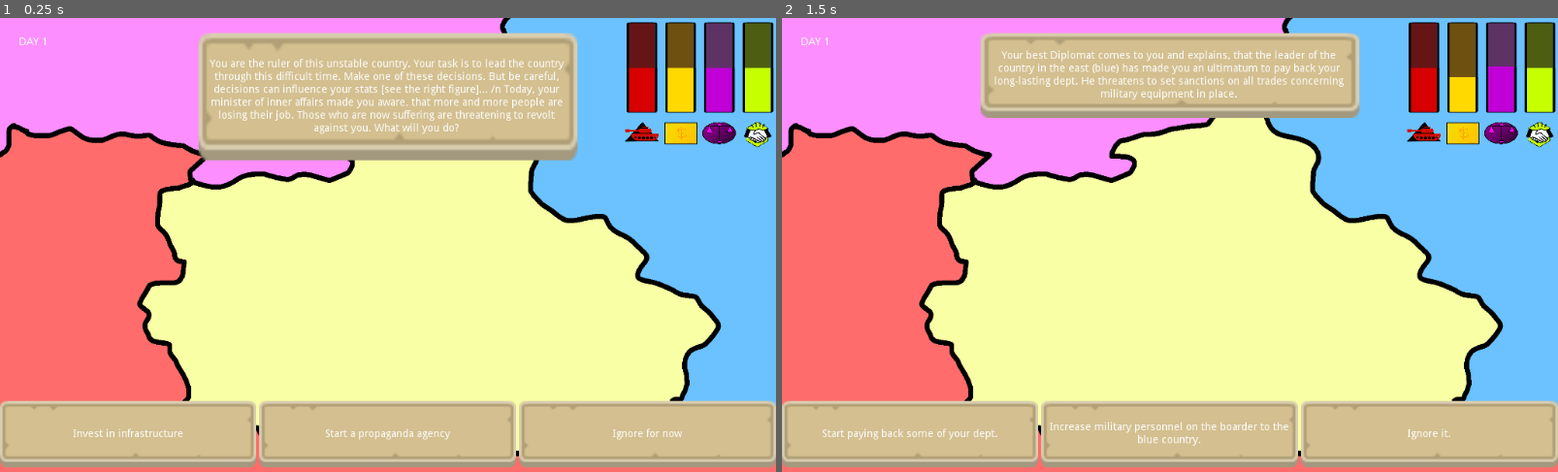
Above: before the commit, frames 1-2 (left to right).
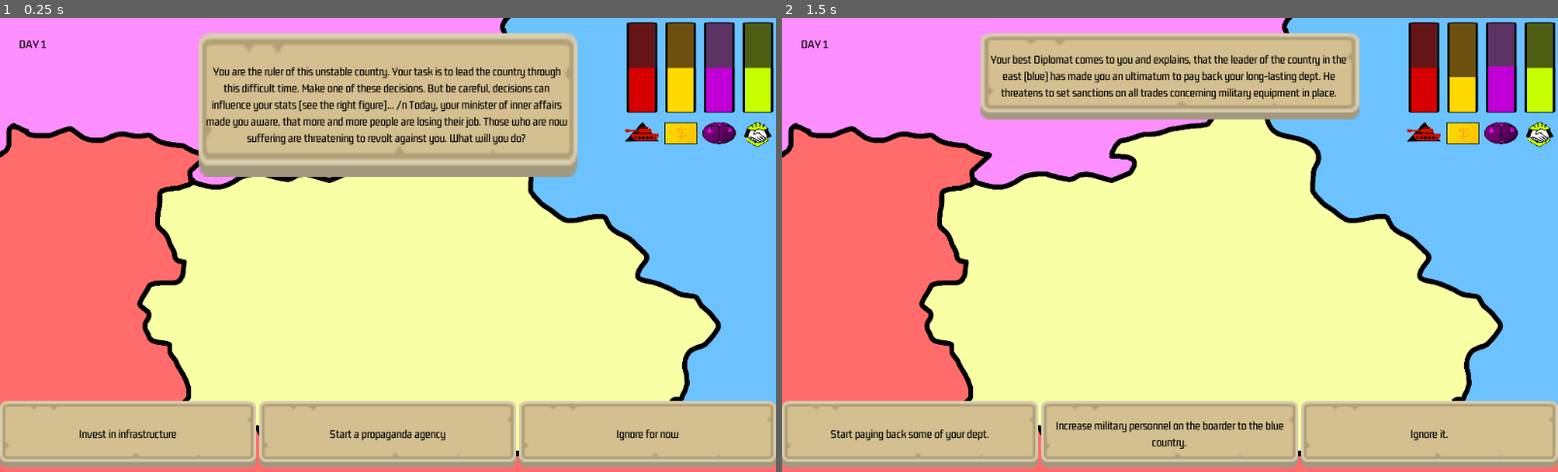
Above: after the commit, the same moments.

Repository: dsg-jam/LD49
Game: Godot game, scene res://scenes/overview.tscn
Two runs of this game, one before a commit and one after it. Both use one fixed random seed, a clock stepped at 60 frames per second and the inputs below.
Inputs (mouse positions are in pixels of both pictures, inside the frame that each line leads up to):
- Up to frame 1 (0.25 s): no input
- Up to frame 2 (1.5 s): tap Enter at 0.5 s; click (913, 435) at 1.27 s

The runs differ from the first frame. In frame 1, 7.2% of the frame differs, in the area x 2-88%, y 4-94%; in frame 2, 3.8%.

Commit message:
theme added
- font -> black

Diff:
--- /dev/null
+++ b/assets/theme.tres
@@ -0,0 +1,30 @@
+[gd_resource type="Theme" load_steps=3 format=2]
+
+[sub_resource type="DynamicFontData" id=1]
+font_path = "res://assets/fonts/Gemunu_Libre/static/GemunuLibre-Medium.ttf"
+
+[sub_resource type="DynamicFont" id=2]
+font_data = SubResource( 1 )
+
+[resource]
+default_font = SubResource( 2 )
+Button/colors/font_color = Color( 0, 0, 0, 1 )
+Button/colors/font_color_disabled = Color( 0.901961, 0.901961, 0.901961, 0.2 )
+Button/colors/font_color_hover = Color( 0.94, 0.94, 0.94, 1 )
+Button/colors/font_color_pressed = Color( 1, 1, 1, 1 )
+Button/constants/hseparation = 2
+Button/fonts/font = null
+Button/styles/disabled = null
+Button/styles/focus = null
+Button/styles/hover = null
+Button/styles/normal = null
+Button/styles/pressed = null
+Label/colors/font_color = Color( 0, 0, 0, 1 )
+Label/colors/font_color_shadow = Color( 0, 0, 0, 0 )
+Label/colors/font_outline_modulate = Color( 1, 1, 1, 1 )
+Label/constants/line_spacing = 3
+Label/constants/shadow_as_outline = 0
+Label/constants/shadow_offset_x = 1
+Label/constants/shadow_offset_y = 1
+Label/fonts/font = null
+Label/styles/normal = null
--- a/project.godot
+++ b/project.godot
@@ -47,6 +47,14 @@
 EventDatabase="*res://scripts/events/database.gd"
 Manager="*res://scripts/manager.gd"
 
+[global]
+
+theme=false
+
+[gui]
+
+theme/custom="res://assets/theme.tres"
+
 [importer_defaults]
 
 texture={
Binary file added: assets/fonts/Gemunu_Libre/GemunuLibre-VariableFont_wght.ttf
Not shown, added: assets/fonts/Gemunu_Libre/OFL.txt
Not shown, added: assets/fonts/Gemunu_Libre/README.txt
Binary file added: assets/fonts/Gemunu_Libre/static/GemunuLibre-Bold.ttf
Binary file added: assets/fonts/Gemunu_Libre/static/GemunuLibre-ExtraBold.ttf
Binary file added: assets/fonts/Gemunu_Libre/static/GemunuLibre-ExtraLight.ttf
Binary file added: assets/fonts/Gemunu_Libre/static/GemunuLibre-Light.ttf
Binary file added: assets/fonts/Gemunu_Libre/static/GemunuLibre-Medium.ttf
Binary file added: assets/fonts/Gemunu_Libre/static/GemunuLibre-Regular.ttf
Binary file added: assets/fonts/Gemunu_Libre/static/GemunuLibre-SemiBold.ttf
